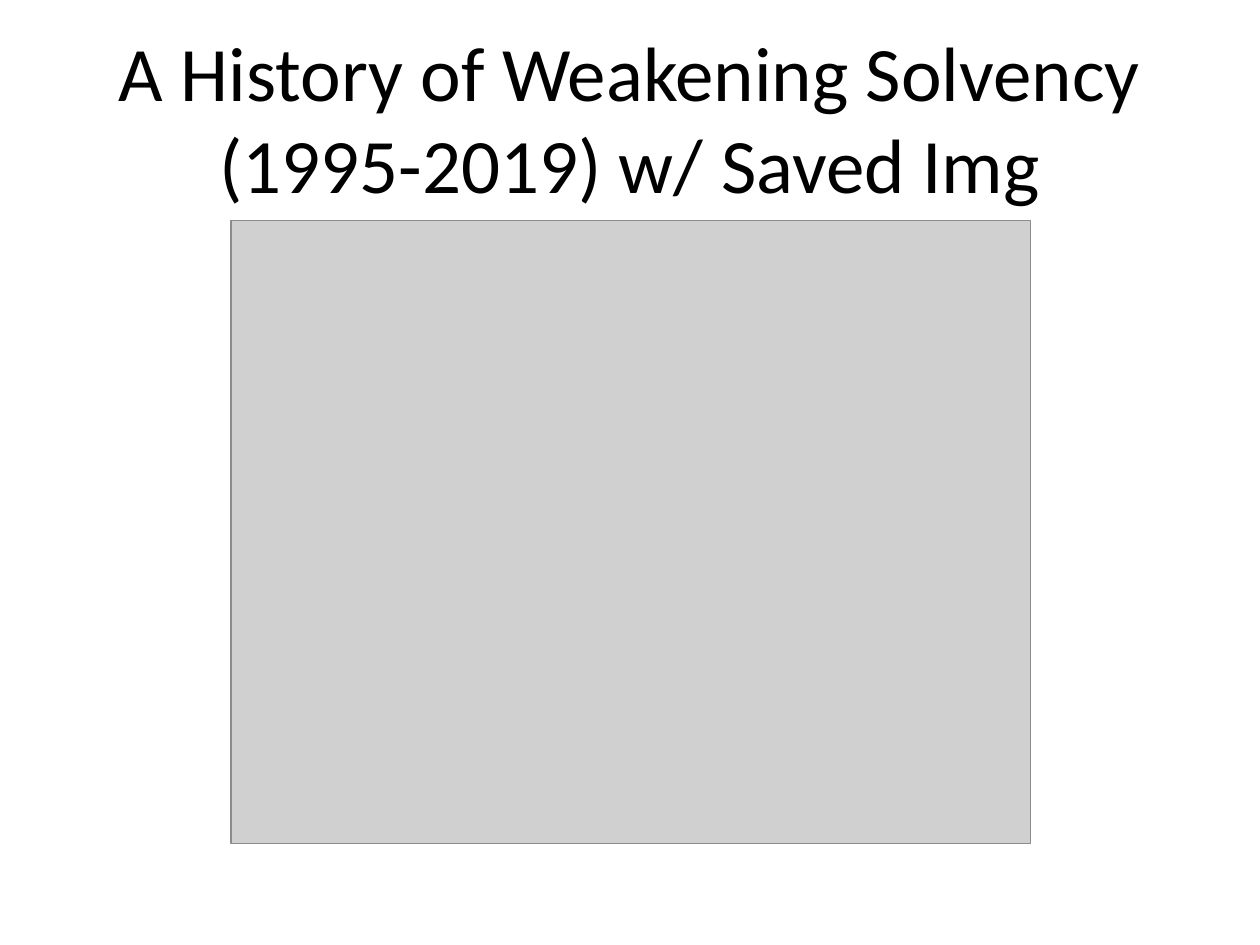
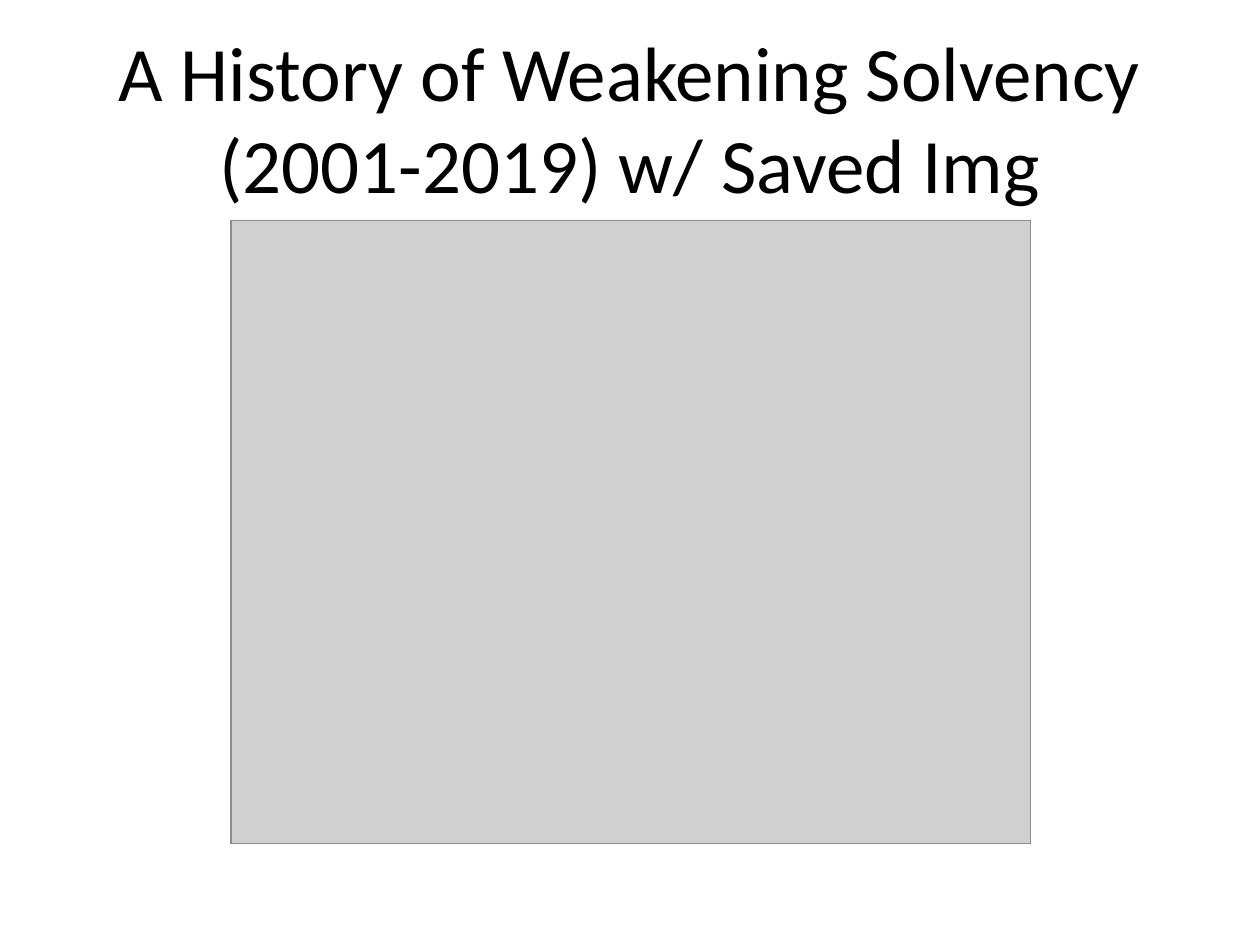
Before and after one commit to ReasonFoundation/GraphicsR, a slide deck: slide 5 of SamplePPD.pptx (slide 4 before the commit). Drawn at 1260x945 pixels with LibreOffice and Linux fonts; fonts in the diff are those of the drawing; grey boxes stand for pictures. Boxes give left, top, right and bottom in pixels: in the first picture for what was removed or moved away, otherwise in the second. Text is boxed around its words. In the diff, an @@ line names an element or a change of style, - is before the commit and + after.

```diff
--- a/SamplePPD.pptx
+++ b/SamplePPD.pptx
@@ title at bbox=[119, 47, 1140, 207]: text changed @@
-A History of Weakening Solvency (1995-2019) w/ Saved Img
+A History of Weakening Solvency (2001-2019) w/ Saved Img
```
Also in this commit, not shown: 4 other slides changed, 1 slide added, 1 slide removed, 4 other files.
